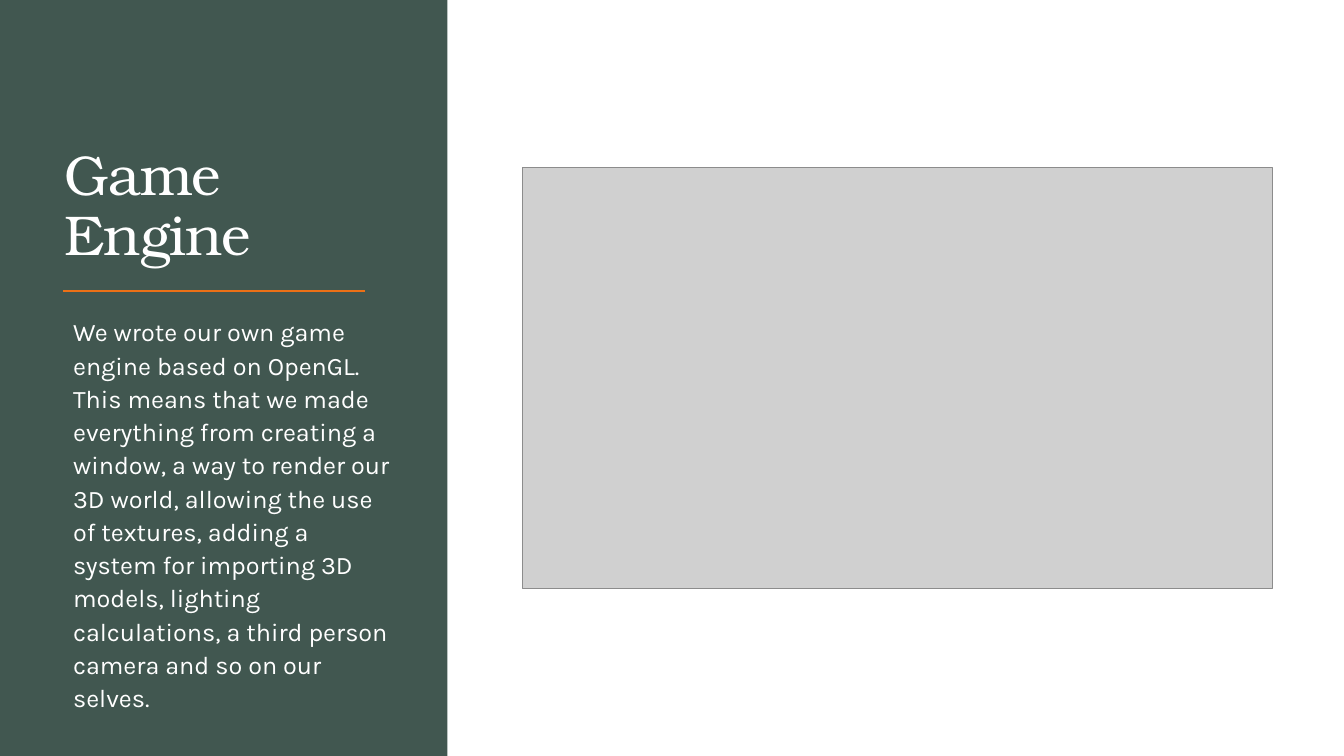
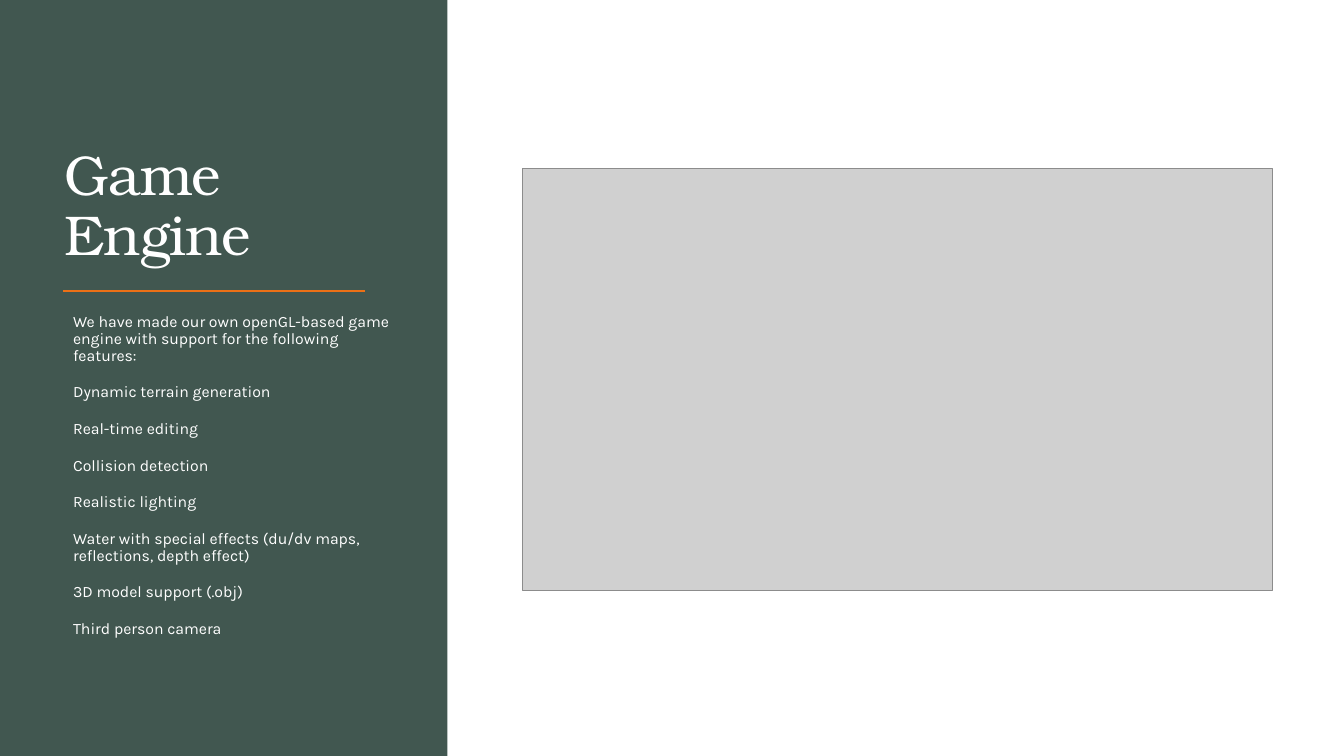
Before and after one commit to renesteeman/Project1-2_Group4, a slide deck: slide 5 of 04-PresentationThirdPhase.pptx. Drawn at 1344x756 pixels with LibreOffice and Linux fonts; fonts in the diff are those of the drawing; grey boxes stand for pictures. Boxes give left, top, right and bottom in pixels: in the first picture for what was removed or moved away, otherwise in the second. Text is boxed around its words. In the diff, an @@ line names an element or a change of style, - is before the commit and + after.

Commit message:
Improved engine part of presentation

```diff
--- a/04-PresentationThirdPhase.pptx
+++ b/04-PresentationThirdPhase.pptx
@@ text at (x1=73, y1=316, x2=389, y2=638): text changed; size 18 to 11.2 pt @@
-  We wrote our own game engine based on OpenGL. This means that we made everything from creating a window, a way to render our 3D world, allowing the use of textures, adding a system for importing 3D models, lighting calculations, a third person camera and so on our selves.
+  We have made our own openGL-based game engine with support for the following features:
+  Dynamic terrain generation
+  Real-time editing
+  Collision detection
+  Realistic lighting
+  Water with special effects (du/dv maps, reflections, depth effect)
+  3D model support (.obj)
+  Third person camera
```
Also in this commit, not shown: 2 slides added, 7 other files.
